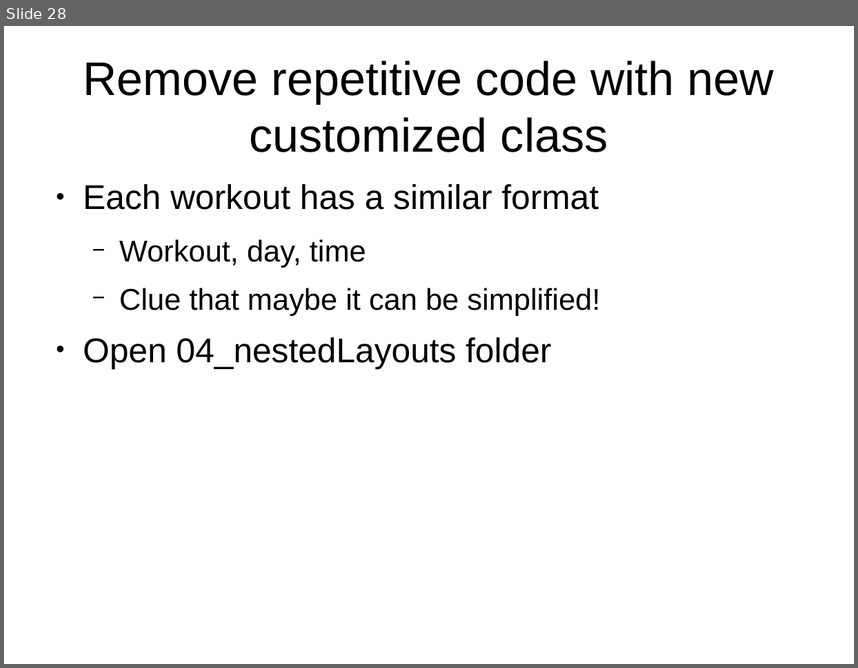
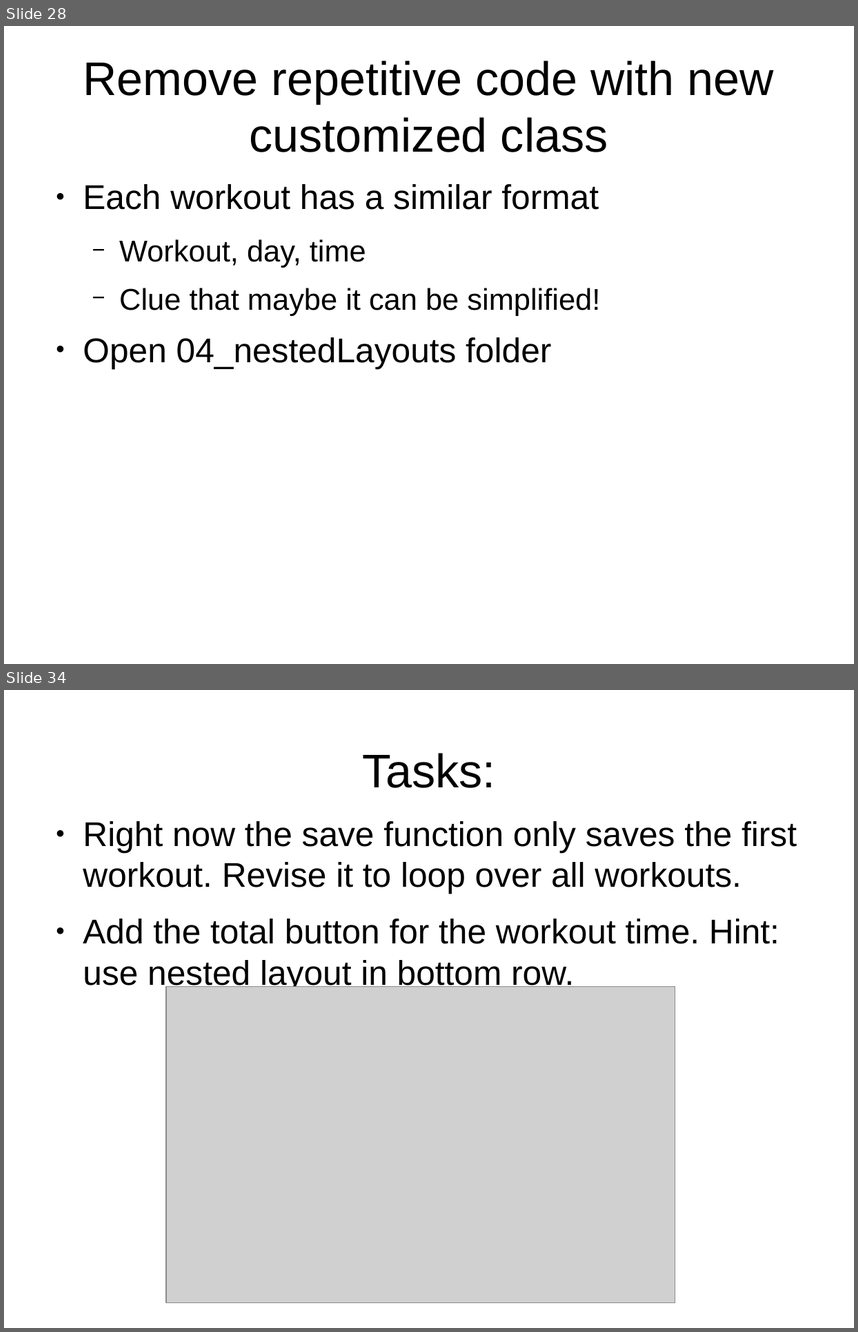
Before and after one commit to adasilva/intro_kivy, a slide deck: intro_kivy.odp. Shown one above the other, each under a label of ours: slide 28 before the commit, slides 28 and 34 after it; the slides between them are not shown. The pictures are 858x668 and 858x1332 pixels, drawn with LibreOffice and Linux fonts; fonts in the diff are those of the drawing; grey boxes stand for pictures. Boxes give left, top, right and bottom in pixels: in the first picture for what was removed or moved away, otherwise in the second. Text is boxed around its words. In the diff, an @@ line names an element or a change of style, - is before the commit and + after.

Commit message:
added 04_nestedLayouts and associated slides

```diff
--- a/intro_kivy.odp
+++ b/intro_kivy.odp
@@ slide 34 added at (4, 690, 854, 1328), background #FFFFFF @@
@@ title added at (362, 753, 495, 788), 44 pt, text #000000 @@
+Tasks:
@@ text added at (83, 821, 797, 991), 32 pt, text #000000 @@
+● Right now the save function only saves the first workout. Revise it to loop over all workouts.
+● Add the total button for the workout time. Hint: use nested layout in bottom row.
@@ picture added at (166, 986, 675, 1303) @@
```
Also in this commit, not shown: 5 other slides added, 2 other files.
